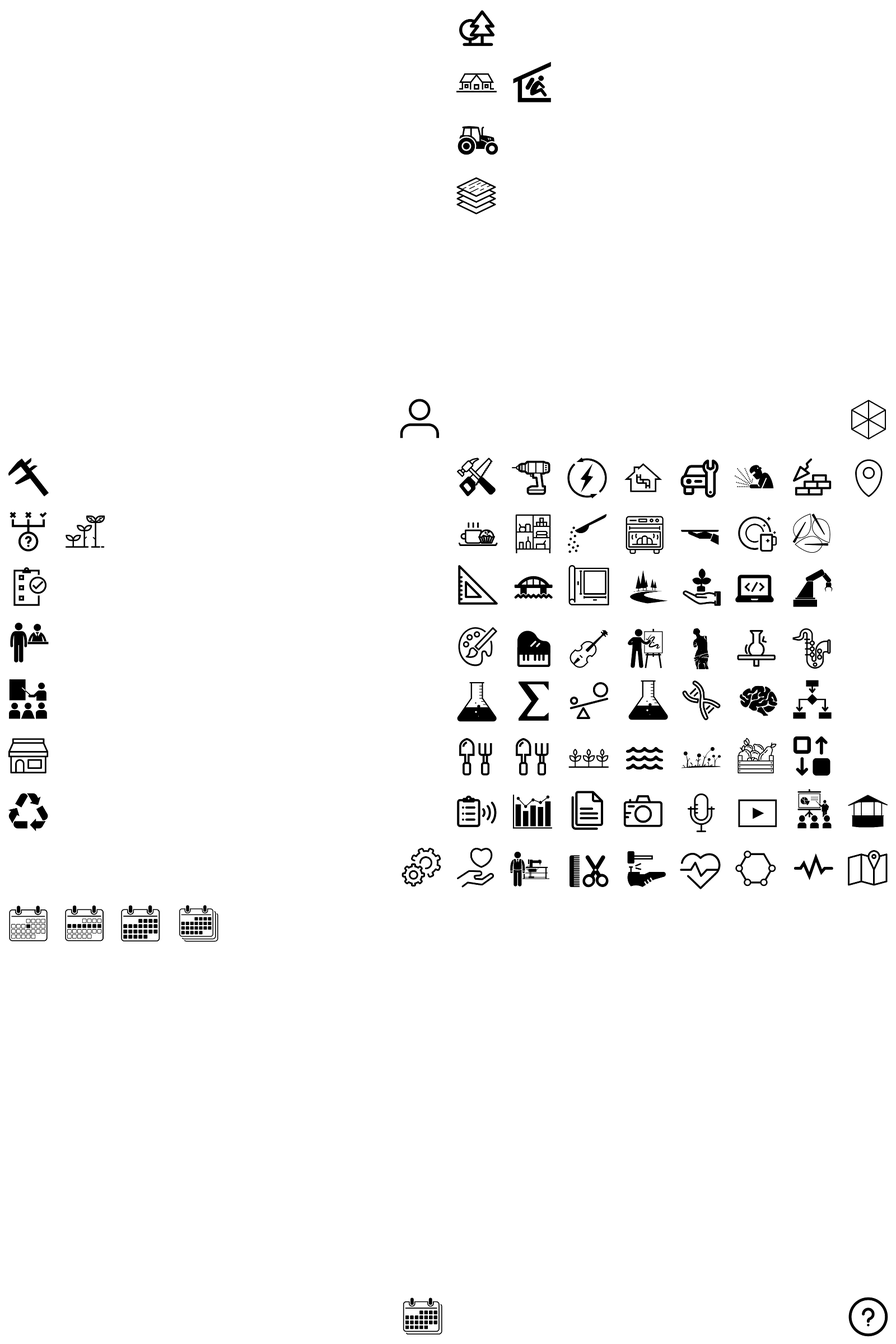
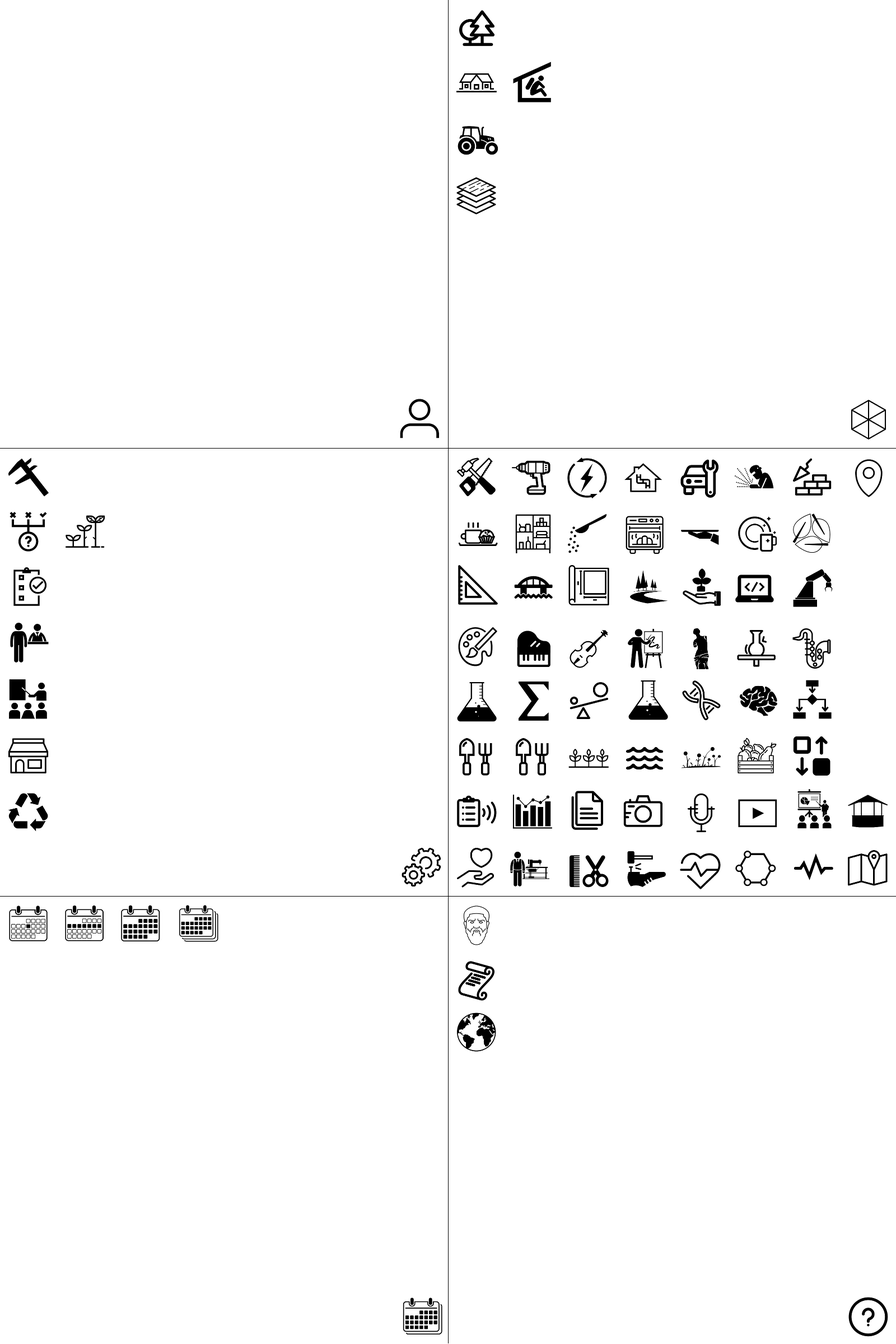
Layered file, before and after one edit (896×1344). Changes by layer:
showed "Marker" over [0, 0, 896, 1343]
painted on "cluster-sprite.png" over [456, 905, 496, 1052]
